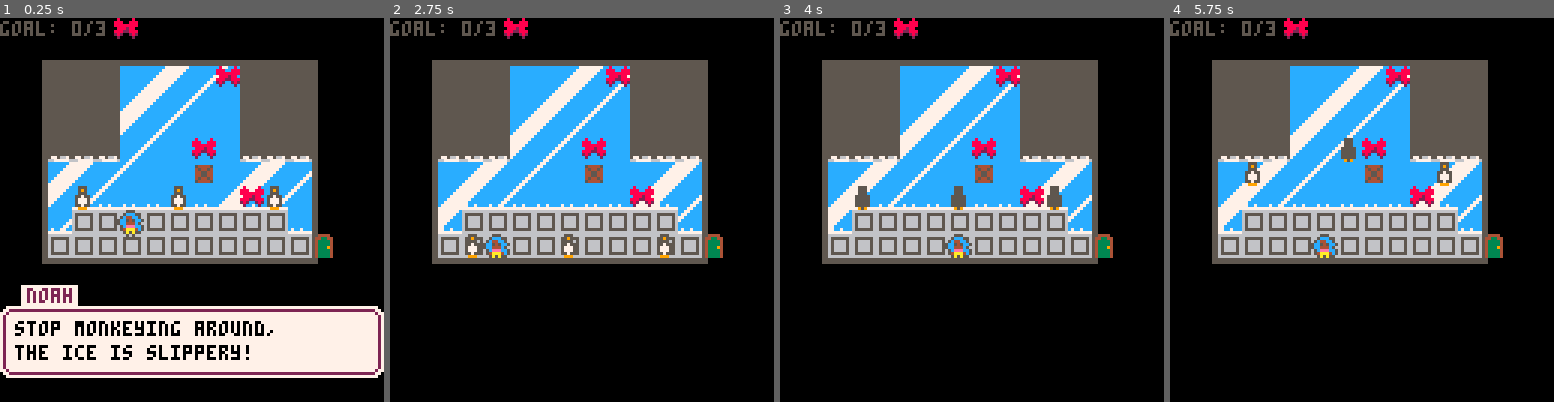
Above: before the commit, frames 1-4 (left to right).
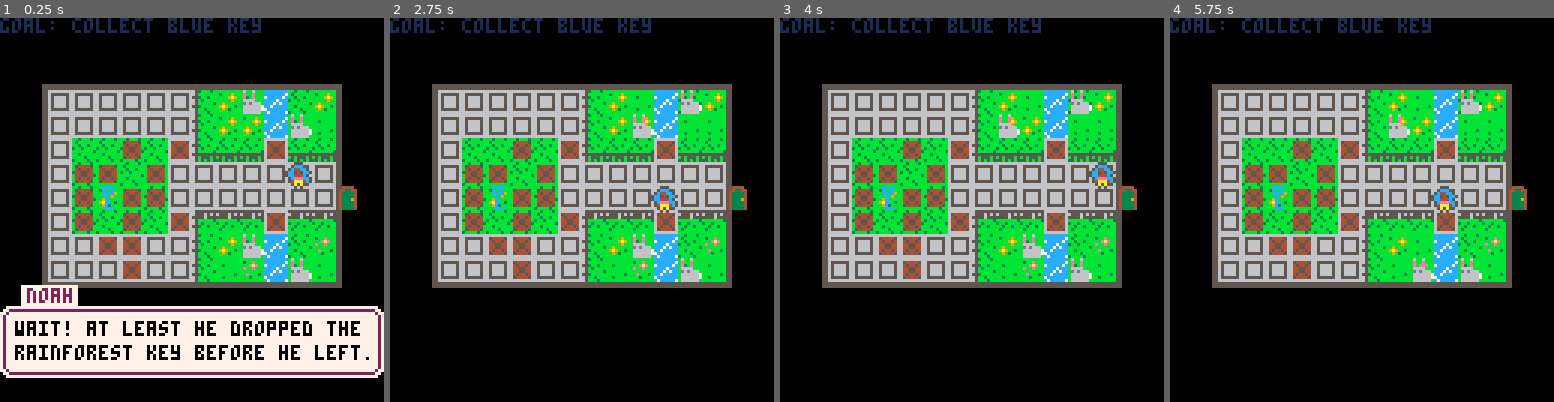
Above: after the commit, the same moments.

Repository: avalkyrie/zoo-game
Game: PICO-8 cartridge zoo.p8
Same seed, same stepped clock (60 frames per second), same inputs: the game is played once before the commit and once after it.
Inputs:
- Up to frame 1 (0.25 s): no input
- Up to frame 2 (2.75 s): tap O (Z key) at 0.33, 0.7, 1.43, 2.22 s; tap X (X key) at 1.07, 2.07, 2.4, 2.73 s; hold Left 1.97-2.37 s; hold Down from 2.42 s (still down)
- Up to frame 3 (4 s): release Down at 2.82 s; hold Right 2.87-3.53 s; tap X (X key) at 3.07, 3.4, 3.73 s; tap O (Z key) at 3.1, 3.98 s; hold Up from 3.58 s (still down)
- Up to frame 4 (5.75 s): tap X (X key) every 0.33 s from 4.07 to 5.73 s; release Up at 4.08 s; hold Right 4.13-4.53 s; hold Down 4.58-5.08 s; tap O (Z key) at 4.87 s; hold Left from 5.13 s (still down)

The runs differ from the first frame. In frame 1, 44% of the frame differs, in the area x 0-97%, y 0-90%; in frame 2, 42%; in frame 3, 42%; in frame 4, 42%.

Commit message:
Remove ice from w. garden.

Diff:
--- a/zoo.p8
+++ b/zoo.p8
@@ -12,7 +12,7 @@
 keyitemphase = "keyitem"
 gamephase = "game"
 
-state={menu=game,lvl=4,phase=introphase}
+state={menu=game,lvl=2,phase=introphase}
 
 maprect = {} -- x, y, width, height, xdrawoffset, ydrawoffset
 
@@ -220,12 +220,12 @@
 		exit.x = 13
 		exit.y = 5
 		exit.sprite = index.cexit
-		aa(blocks, index.block, {10,3,10,6, 3,6,2,5,3,4,4,4,4,5})
+		aa(blocks, index.block, {10,3,10,6, 3,7, 2,5, 3,4, 4,5, 2,4, 2,6,4,3, 5,4,5,5,4,6,4,7,4,8,6,6,6,3})
 		aa(animals, index.rabbit, {9,7,11,8,9,1,11,2})
-		sprites[3][5] = index.key4
+		sprites[3][5] = index.key2
 		dialog[introphase] = {{"noah", "wait! at least he dropped the","rainforest key before he left."}}
 		dialog[keyitemphase] = {{"noah", "the key! guess i can go","back or mess around here for","a bit..."}}
-		goal = "goal: collect green key"
+		goal = "goal: collect blue key"
 	elseif (state.lvl == 6) then
 		-- rainforest 1
 		maprect = {0, 8, 8, 8, 4, 4}
@@ -1241,7 +1241,7 @@
 		end
 	)
 
-	if (player.goalcount == player.goalneededcount) then
+	if (player.goalsprite and player.goalcount == player.goalneededcount) then
 		exit.sprite = index.oexit
 		state.phase = keyitemphase
 		dialogindex = 1
@@ -1919,10 +1919,10 @@
 2b2b292a292b2b2b363636363636363600000000000000002a2929292929292b2b0020202020202020202000000000000000000000000000000000000000000000000000000000000000000000000000000000000000000000000000000000000000000000000000000000000000000000000000000000000000000000000000
 0505050505050505050500000505050505052528360116282b2b292929292929290020202020202020202000000000000000000000000000000000000000000000000000000000000000000000000000000000000000000000000000000000000000000000000000000000000000000000000000000000000000000000000000
 0505050505050505050500000505050505052528280136362929292929292929290020202020202020202000000000000000000000000000000000000000000000000000000000000000000000000000000000000000000000000000000000000000000000000000000000000000000000000000000000000000000000000000
-0505050505050505050500000520202020051706060506062929292b2929292a290020202020202020202000000000000000000000000000000000000000000000000000000000000000000000000000000000000000000000000000000000000000000000000000000000000000000000000000000000000000000000000000
-050518070707071505050000052020202005050505050505000000000000000000002d2d2d2d2d2d2d2d2d00000000000000000000000000000000000000000000000000000000000000000000000000000000000000000000000000000000000000000000000000000000000000000000000000000000000000000000000000
-050525161616162605050000052020202005050505050505000000000000000000002d2d2d2d2d2d2d2d2d00000000000000000000000000000000000000000000000000000000000000000000000000000000000000000000000000000000000000000000000000000000000000000000000000000000000000000000000000
-05052516161616260505000005202020200518070705070700000000000000000000203d2020202020202000000000000000000000000000000000000000000000000000000000000000000000000000000000000000000000000000000000000000000000000000000000000000000000000000000000000000000000000000
+0505050505050505050500000516161616051706060506062929292b2929292a290020202020202020202000000000000000000000000000000000000000000000000000000000000000000000000000000000000000000000000000000000000000000000000000000000000000000000000000000000000000000000000000
+050518070707071505050000051627162805050505050505000000000000000000002d2d2d2d2d2d2d2d2d00000000000000000000000000000000000000000000000000000000000000000000000000000000000000000000000000000000000000000000000000000000000000000000000000000000000000000000000000
+050525161616162605050000051628271605050505050505000000000000000000002d2d2d2d2d2d2d2d2d00000000000000000000000000000000000000000000000000000000000000000000000000000000000000000000000000000000000000000000000000000000000000000000000000000000000000000000000000
+05052516161616260505000005161616160518070705070700000000000000000000203d2020202020202000000000000000000000000000000000000000000000000000000000000000000000000000000000000000000000000000000000000000000000000000000000000000000000000000000000000000000000000000
 05051706060606080505000005050505050525283601162700000000000000000000203d20202020203d3d00000000000000000000000000000000000000000000000000000000000000000000000000000000000000000000000000000000000000000000000000000000000000000000000000000000000000000000000000
 0505050505050505050500000505050505052536270136360000000000000000000000000000000000000000000000000000000000000000000000000000000000000000000000000000000000000000000000000000000000000000000000000000000000000000000000000000000000000000000000000000000000000000
 
